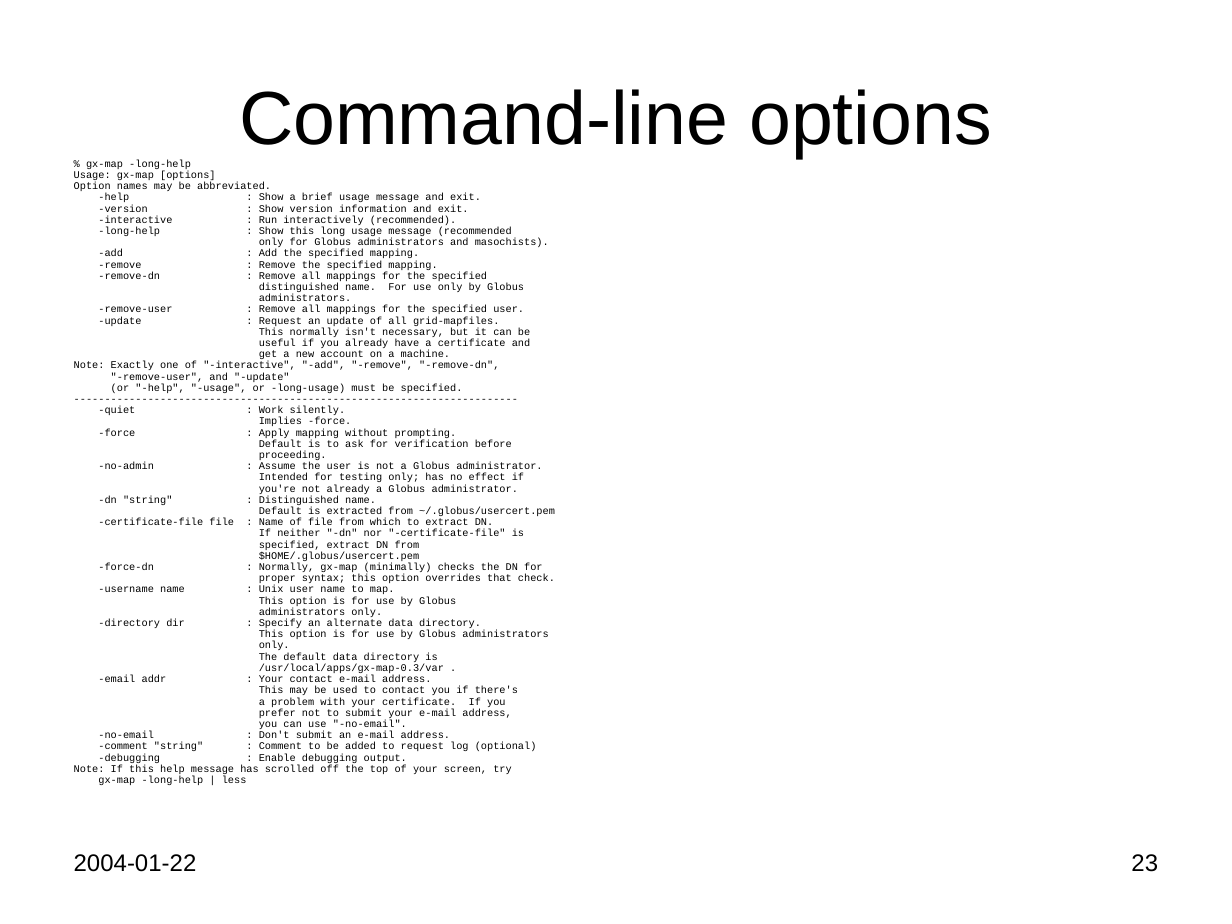
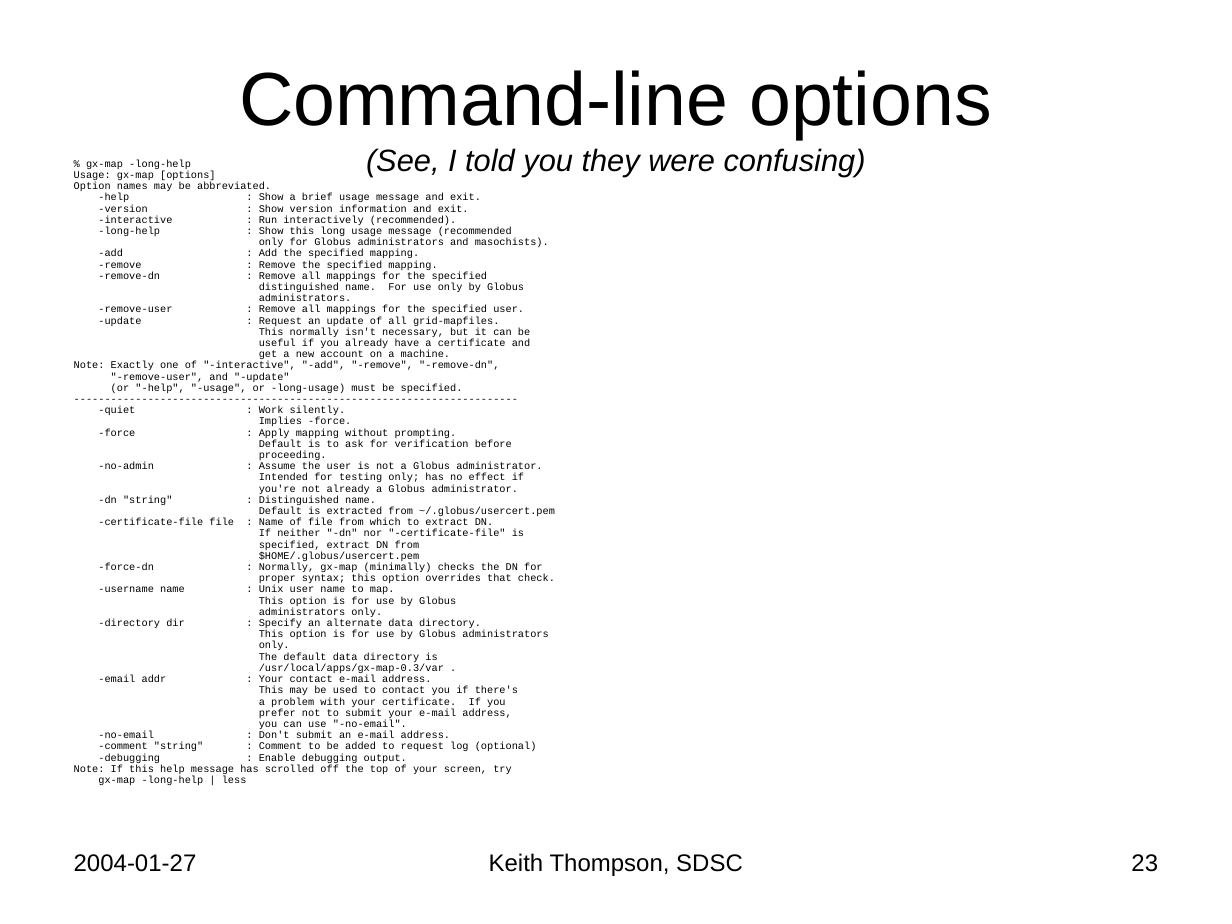
Before and after one commit to Keith-S-Thompson/gx-map, a slide deck: slide 23 of gx-map.ppt. Drawn at 1232x924 pixels with LibreOffice and Linux fonts; fonts in the diff are those of the drawing. Boxes give left, top, right and bottom in pixels: in the first picture for what was removed or moved away, otherwise in the second. Text is boxed around its words. In the diff, an @@ line names an element or a change of style, - is before the commit and + after.

```diff
--- a/gx-map.ppt
+++ b/gx-map.ppt
@@ title at bbox=[239, 70, 992, 177]: text changed; size 44 to 18 pt; italic on @@
-Command-line options
+Command-line options
+(See, I told you they were confusing)
@@ text at bbox=[74, 854, 197, 872]: text changed @@
-2004-01-22
+2004-01-27
@@ text added at bbox=[489, 853, 743, 876], 14 pt, text #000000 @@
+Keith Thompson, SDSC
```
Also in this commit, not shown: 29 other slides changed, 1 slide added.
